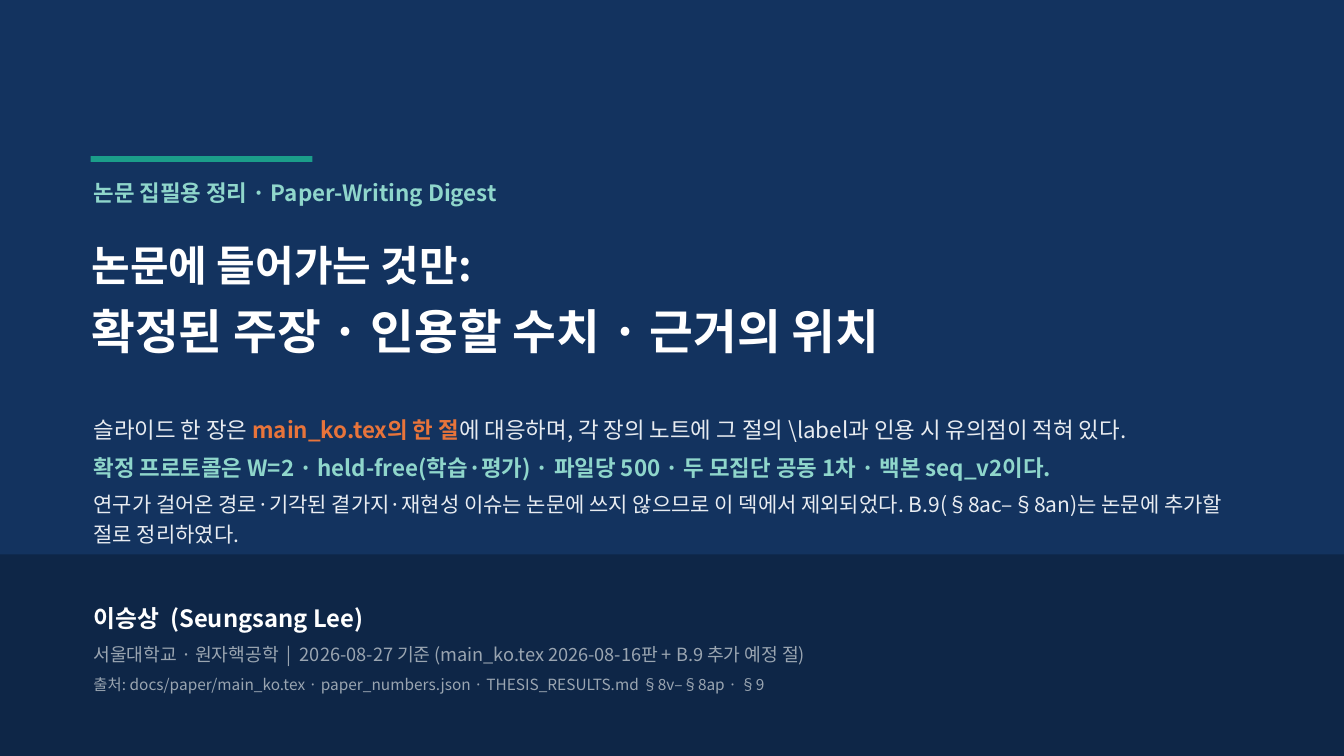
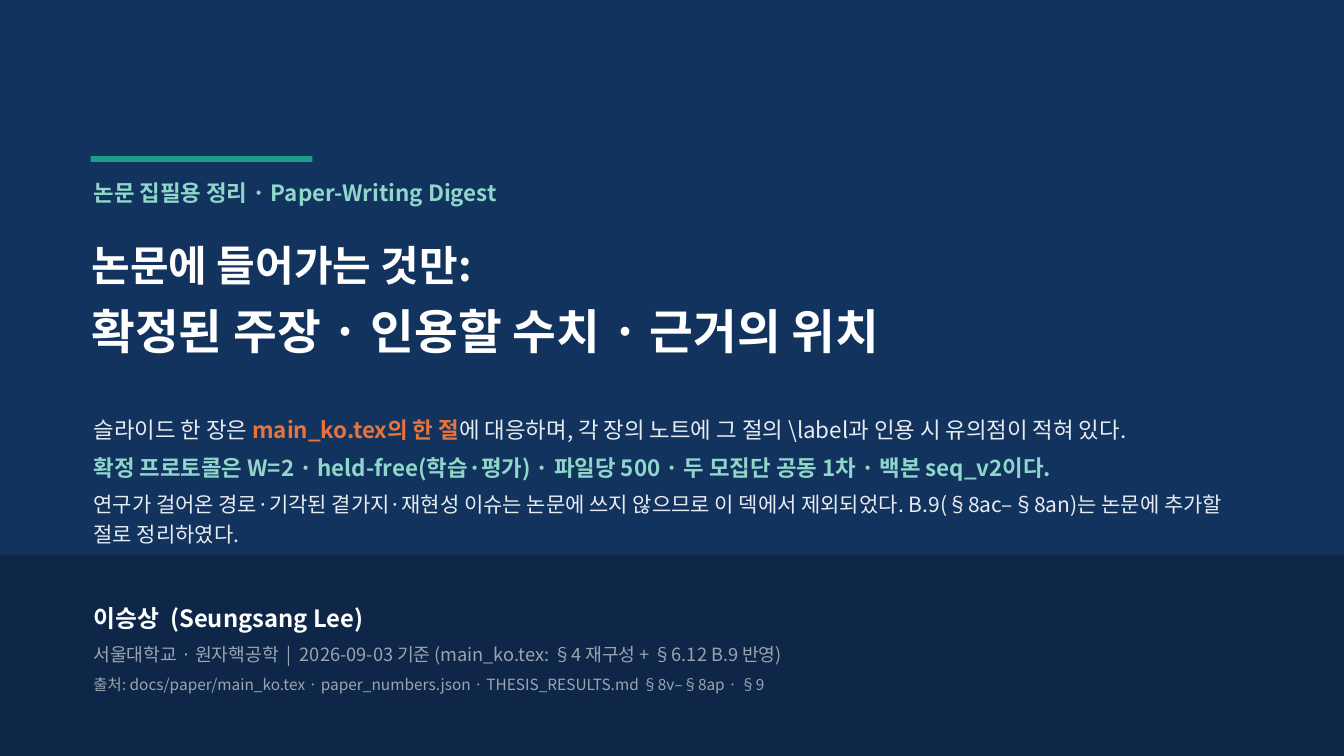
Before and after one commit to iseungsang01/ml-intern-revision, a slide deck: slide 1 of docs/presentation/KSTAR_CES_연구흐름.pptx. Drawn at 1344x756 pixels with LibreOffice and Linux fonts; fonts in the diff are those of the drawing. Boxes give left, top, right and bottom in pixels: in the first picture for what was removed or moved away, otherwise in the second. Text is boxed around its words. In the diff, an @@ line names an element or a change of style, - is before the commit and + after.

```diff
--- a/docs/presentation/KSTAR_CES_연구흐름.pptx
+++ b/docs/presentation/KSTAR_CES_연구흐름.pptx
@@ text at (x1=93, y1=646, x2=782, y2=665): text changed @@
-서울대학교 · 원자핵공학 | 2026-08-27 기준 (main_ko.tex 2026-08-16판 + B.9 추가 예정 절)
+서울대학교 · 원자핵공학 | 2026-09-03 기준 (main_ko.tex: §4 재구성 + §6.12 B.9 반영)
```
Also in this commit, not shown: 3 other slides changed, 6 other files.
